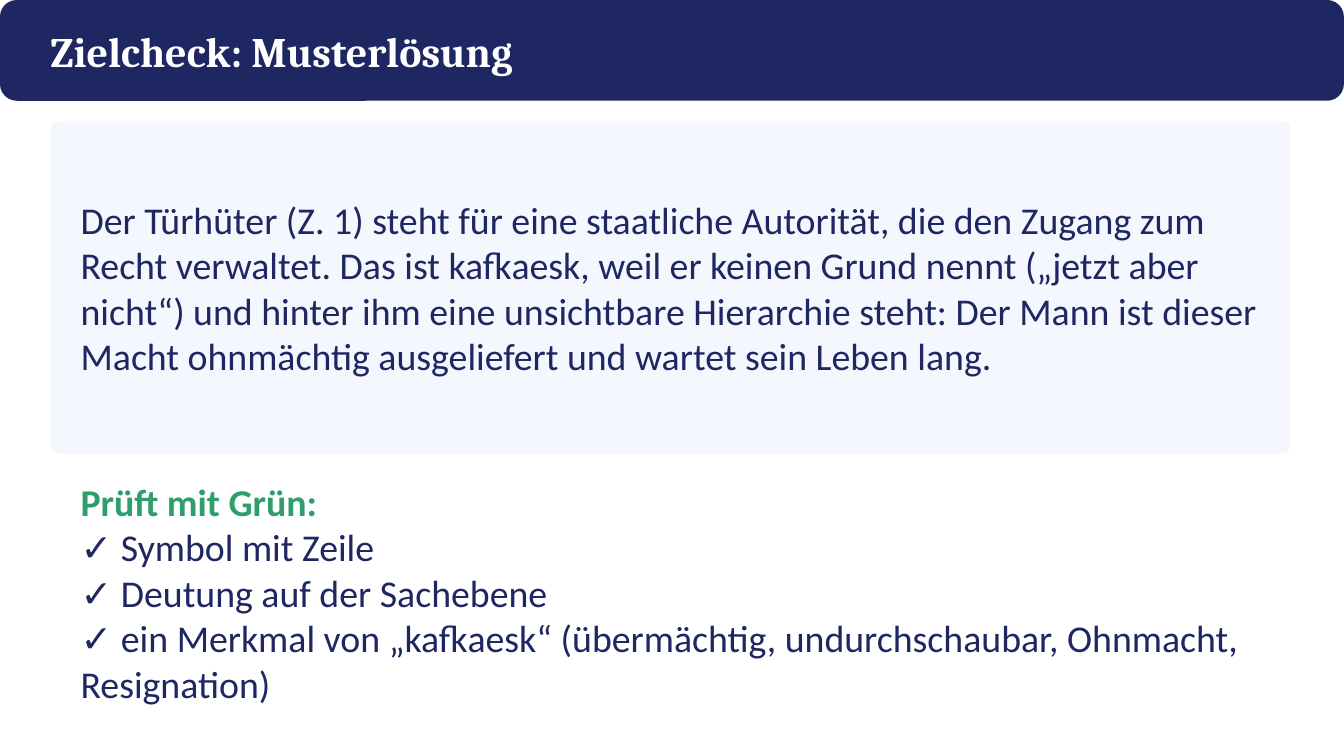
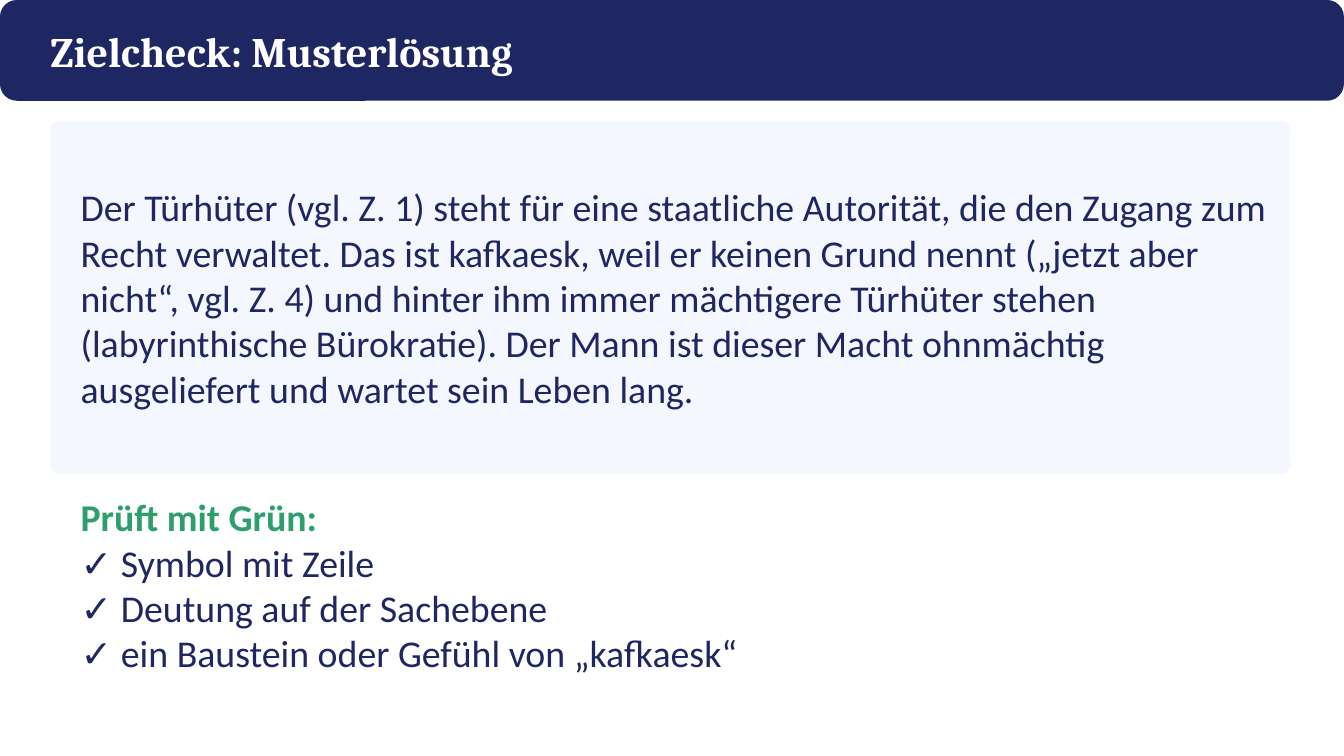
Before and after one commit to golzkonstantin-gif/Schule, a slide deck: slide 20 of Deutsch_11/Kafka_Vor_dem_Gesetz/Praesentation_Vor_dem_Gesetz.pptx. Drawn at 1344x756 pixels with LibreOffice and Linux fonts; fonts in the diff are those of the drawing. Boxes give left, top, right and bottom in pixels: in the first picture for what was removed or moved away, otherwise in the second. Text is boxed around its words. In the diff, an @@ line names an element or a change of style, - is before the commit and + after.

```diff
--- a/Deutsch_11/Kafka_Vor_dem_Gesetz/Praesentation_Vor_dem_Gesetz.pptx
+++ b/Deutsch_11/Kafka_Vor_dem_Gesetz/Praesentation_Vor_dem_Gesetz.pptx
@@ rounded rectangle: place and size @@
-rounded rectangle at (50,121,1291,454)
+rounded rectangle at (50,121,1291,474)
@@ rounded rectangle at (50,121,1291,474): proportions changed @@
@@ text at (81,193,1266,410): text changed @@
-Der Türhüter (Z. 1) steht für eine staatliche Autorität, die den Zugang zum Recht verwaltet. Das ist kafkaesk, weil er keinen Grund nennt („jetzt aber nicht“) und hinter ihm eine unsichtbare Hierarchie steht: Der Mann ist dieser Macht ohnmächtig ausgeliefert und wartet sein Leben lang.
+Der Türhüter (vgl. Z. 1) steht für eine staatliche Autorität, die den Zugang zum Recht verwaltet. Das ist kafkaesk, weil er keinen Grund nennt („jetzt aber nicht“, vgl. Z. 4) und hinter ihm immer mächtigere Türhüter stehen (labyrinthische Bürokratie). Der Mann ist dieser Macht ohnmächtig ausgeliefert und wartet sein Leben lang.
@@ text "Prüft mit Grün:": place and size @@
-text "Prüft mit Grün:" at (81,489,1238,705)
+text "Prüft mit Grün:" at (81,504,737,673)
@@ text at (121,640,737,673): text changed @@
-✓ ein Merkmal von „kafkaesk“ (übermächtig, undurchschaubar, Ohnmacht, Resignation)
+✓ ein Baustein oder Gefühl von „kafkaesk“
```
Also in this commit, not shown: 7 other slides changed, 10 slides added, 10 slides removed, 13 other files.
